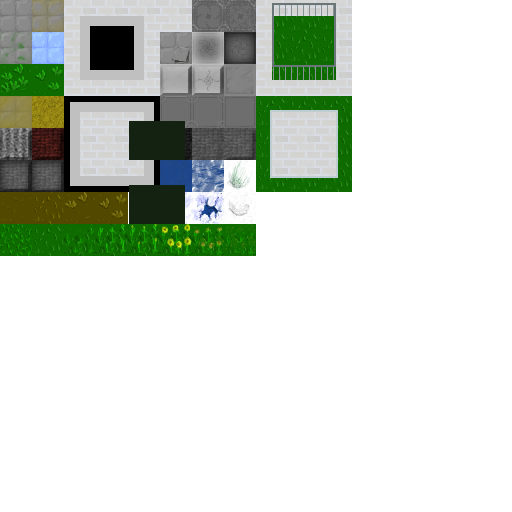
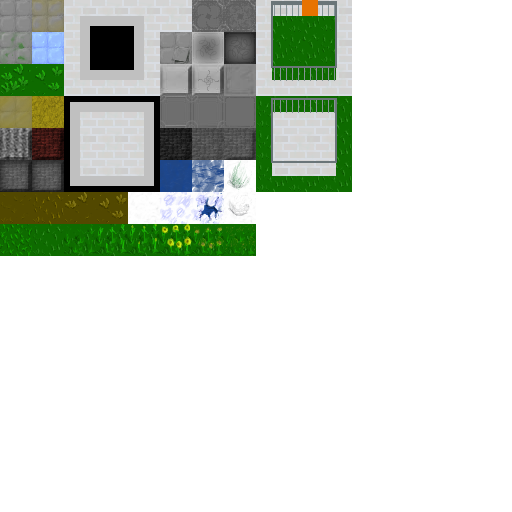
Layer changes from the first 512px x 512px image to the second:
added layer "16px" above "gelaender aussen" over [302, 0, 318, 16]
renamed "fussmatte" to "gelaender #2", painted on it over [270, 98, 338, 178]
renamed "Layer #5" to "stangen copy #1", showed it, painted on it over [270, 98, 338, 178]
painted on "gelaender #1" over [271, 1, 337, 68]
painted on "stangen copy" over [129, 3, 335, 160]
painted on "stangen" over [129, 67, 335, 224]
